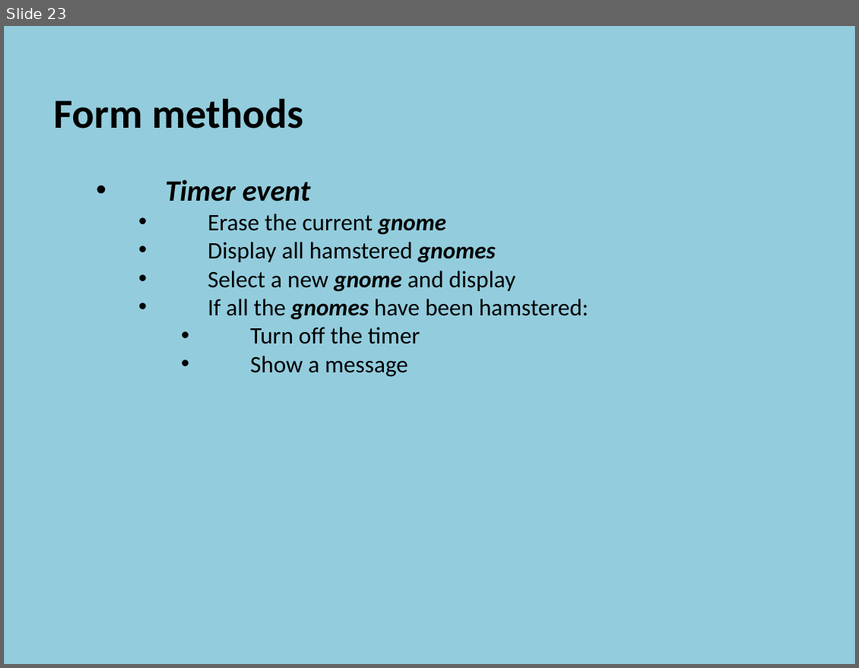
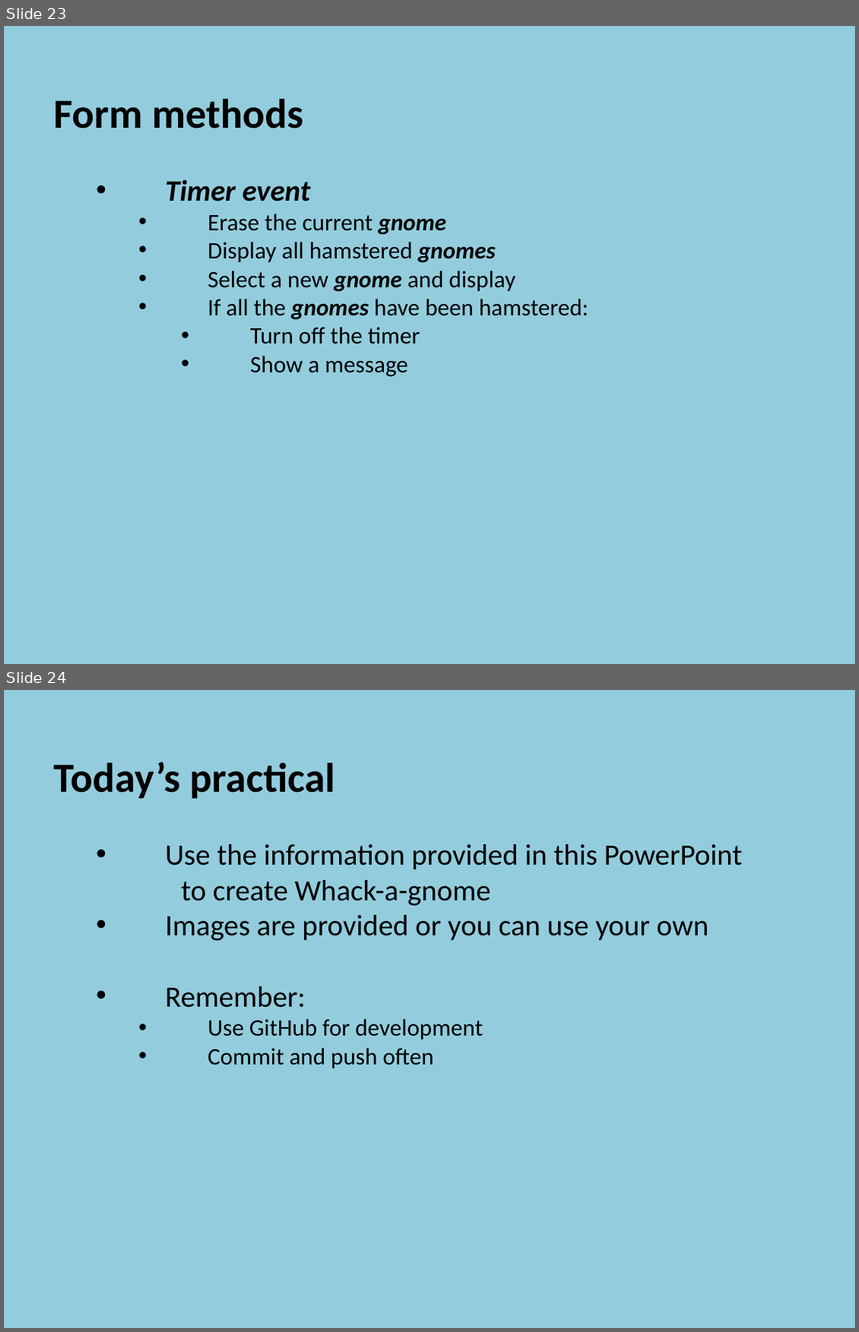
Before and after one commit to szetko/course-materials, a slide deck: Programming 4/02.2 Event Loops/02.2 Event Loops.pptx. Shown one above the other, each under a label of ours: slide 23 before the commit, slides 23 and 24 after it. The pictures are 859x668 and 859x1332 pixels, drawn with LibreOffice and Linux fonts; fonts in the diff are those of the drawing. Boxes give left, top, right and bottom in pixels: in the first picture for what was removed or moved away, otherwise in the second. Text is boxed around its words. In the diff, an @@ line names an element or a change of style, - is before the commit and + after.

```diff
--- a/Programming 4/02.2 Event Loops/02.2 Event Loops.pptx
+++ b/Programming 4/02.2 Event Loops/02.2 Event Loops.pptx
@@ slide 24 added at (x1=4, y1=690, x2=855, y2=1328), background #93CDDD @@
@@ text added at (x1=53, y1=761, x2=743, y2=1068), 25 pt, text #000000 @@
+  Today’s practical
+    • Use the information provided in this PowerPoint
+    to create Whack-a-gnome
+    • Images are provided or you can use your own
+    • Remember:
+      • Use GitHub for development
+      • Commit and push often
```
Also in this commit, not shown: 1 other file.
